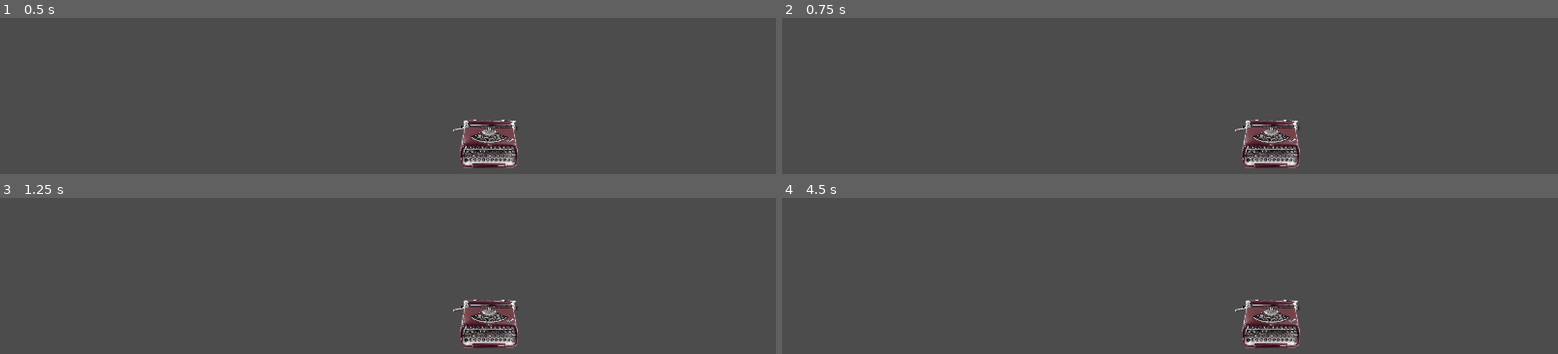
Above: before the commit, frames 1-4 (two rows, left to right).
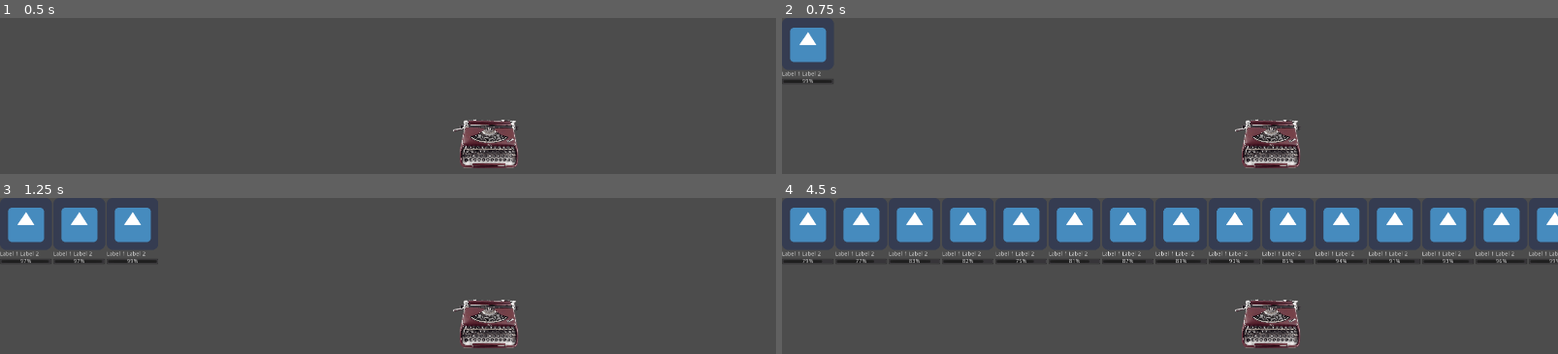
Above: after the commit, the same moments.

Repository: algch/NekoHon
Game: Godot game, scene res://World.tscn
Same seed, same stepped clock (60 frames per second), same inputs: the game is played once before the commit and once after it. The engine's default icon, where the game draws it, is replaced by a stand-in: a white triangle on a blue panel in a dark square.
Inputs:
- Up to frame 1 (0.5 s): no input
- Up to frame 2 (0.75 s): tap Enter at 0.5 s; hold Right (ui_right) from 0.53 s (still down); tap Space (ui_select) at 0.6 s
- Up to frame 3 (1.25 s): keep holding Right (ui_right); tap Space (ui_select) at 0.77, 1.07 s
- Up to frame 4 (4.5 s): release Right (ui_right) at 1.28 s; hold Down (ui_down) 1.28-2.03 s; tap Space (ui_select) at 1.35, 1.52, 1.82, 2.1, 2.75, 2.85, 3.02, 3.32, 3.6, 3.77, 4.07, 4.35 s; hold Right (ui_right) 2.03-2.78 s; hold Up (ui_up) 2.78-3.53 s; hold Left (ui_left) from 3.53 s (still down)

Frame 1 is identical in both runs. In frame 2, 1.2% of the frame differs, in the area x 0-7%, y 6-43%; in frame 3, 3.7%; in frame 4, 18%, in the area x 0-100%, y 6-43%.

Commit message:
add book spawn

Diff:
--- a/Characters/Character.gd
+++ b/Characters/Character.gd
@@ -4,7 +4,7 @@
 
 var y_axis = 0
 var x_axis = 0
-var SPEED = 300
+var SPEED = 500
 var action = FuncRef.new()
 
 var context = {}
--- /dev/null
+++ b/Interface/BookRequest.gd
@@ -0,0 +1,16 @@
+extends Control
+
+var min_time = 10
+var max_time = 20
+
+
+func _ready():
+	var time = randi() % (max_time - min_time + 1) + min_time
+	print("time ", time)
+	$Timer.set_wait_time(time)
+	$Timer.start()
+	$Tween.interpolate_property($VBoxContainer/ProgressBar, "value", 100, 0, $Timer.get_wait_time())
+	$Tween.start()
+
+func _on_Timer_timeout():
+	self.queue_free()
--- /dev/null
+++ b/Interface/BookRequest.tscn
@@ -0,0 +1,54 @@
+[gd_scene load_steps=3 format=2]
+
+[ext_resource path="res://icon.png" type="Texture" id=1]
+[ext_resource path="res://Interface/BookRequest.gd" type="Script" id=2]
+
+[node name="BookRequest" type="Control"]
+anchor_right = 1.0
+anchor_bottom = 1.0
+rect_min_size = Vector2( 128, 0 )
+script = ExtResource( 2 )
+__meta__ = {
+"_edit_use_anchors_": false
+}
+
+[node name="VBoxContainer" type="VBoxContainer" parent="."]
+anchor_right = 0.0682292
+anchor_bottom = 0.162963
+__meta__ = {
+"_edit_use_anchors_": true
+}
+
+[node name="TextureRect" type="TextureRect" parent="VBoxContainer"]
+margin_right = 131.0
+margin_bottom = 128.0
+texture = ExtResource( 1 )
+
+[node name="HBoxContainer" type="HBoxContainer" parent="VBoxContainer"]
+margin_top = 132.0
+margin_right = 131.0
+margin_bottom = 146.0
+
+[node name="Label" type="Label" parent="VBoxContainer/HBoxContainer"]
+margin_right = 46.0
+margin_bottom = 14.0
+text = "Label 1"
+
+[node name="Label2" type="Label" parent="VBoxContainer/HBoxContainer"]
+margin_left = 50.0
+margin_right = 96.0
+margin_bottom = 14.0
+text = "Label 2"
+
+[node name="ProgressBar" type="ProgressBar" parent="VBoxContainer"]
+margin_top = 150.0
+margin_right = 131.0
+margin_bottom = 164.0
+rect_min_size = Vector2( 128, 0 )
+value = 100.0
+
+[node name="Timer" type="Timer" parent="."]
+one_shot = true
+
+[node name="Tween" type="Tween" parent="."]
+[connection signal="timeout" from="Timer" to="." method="_on_Timer_timeout"]
--- /dev/null
+++ b/Interface/HUD.gd
@@ -0,0 +1,5 @@
+extends Control
+
+
+func add_book(order):
+	$RequestContainer.add_child(order)
--- /dev/null
+++ b/Interface/HUD.tscn
@@ -0,0 +1,17 @@
+[gd_scene load_steps=2 format=2]
+
+[ext_resource path="res://Interface/HUD.gd" type="Script" id=2]
+
+[node name="HUD" type="Control"]
+anchor_right = 1.0
+anchor_bottom = 1.0
+script = ExtResource( 2 )
+__meta__ = {
+"_edit_use_anchors_": false
+}
+
+[node name="RequestContainer" type="HBoxContainer" parent="."]
+anchor_right = 1.0
+__meta__ = {
+"_edit_use_anchors_": false
+}
--- /dev/null
+++ b/World.gd
@@ -0,0 +1,11 @@
+extends Node2D
+
+var book_request_class = preload("res://Interface/BookRequest.tscn")
+
+func _unhandled_input(event):
+	if event.is_action_released("ui_select"):
+		self._on_book_requested()
+
+func _on_book_requested():
+	var book = book_request_class.instance()
+	$HUD.add_book(book)
--- a/World.tscn
+++ b/World.tscn
@@ -1,9 +1,12 @@
-[gd_scene load_steps=3 format=2]
+[gd_scene load_steps=5 format=2]
 
 [ext_resource path="res://Characters/ControllableCharacter.tscn" type="PackedScene" id=1]
 [ext_resource path="res://Environment/Typewriter/Typewriter.tscn" type="PackedScene" id=2]
+[ext_resource path="res://Interface/HUD.tscn" type="PackedScene" id=3]
+[ext_resource path="res://World.gd" type="Script" id=4]
 
 [node name="World" type="Node2D"]
+script = ExtResource( 4 )
 
 [node name="TileMap" type="TileMap" parent="."]
 cell_size = Vector2( 120, 120 )
@@ -14,3 +17,5 @@
 
 [node name="Typewriter" parent="." instance=ExtResource( 2 )]
 position = Vector2( 1208.77, 309.713 )
+
+[node name="HUD" parent="." instance=ExtResource( 3 )]
